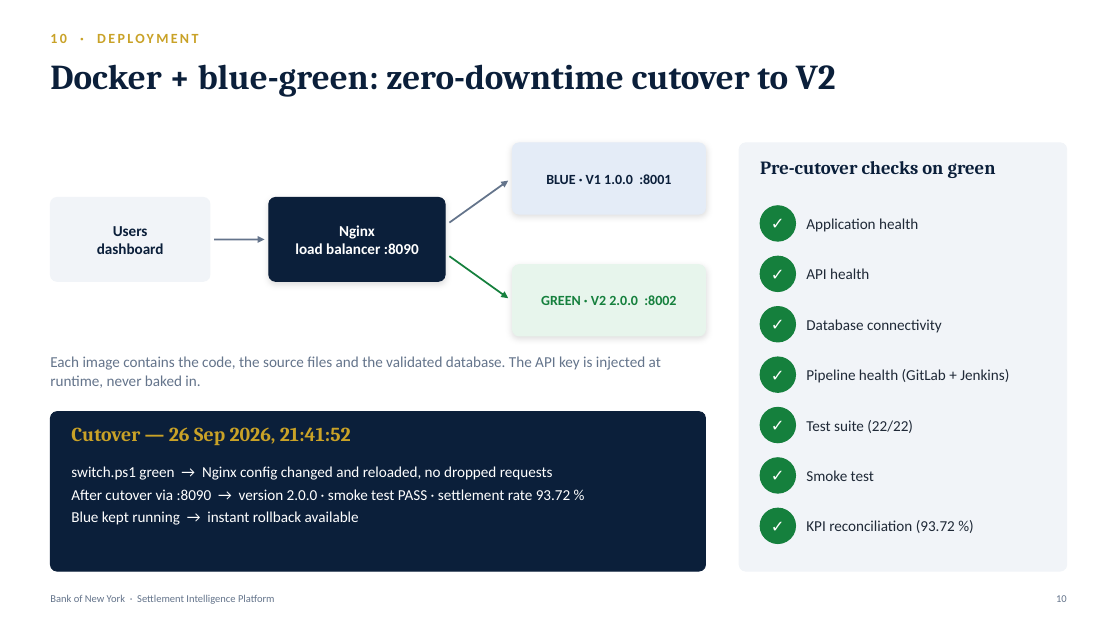
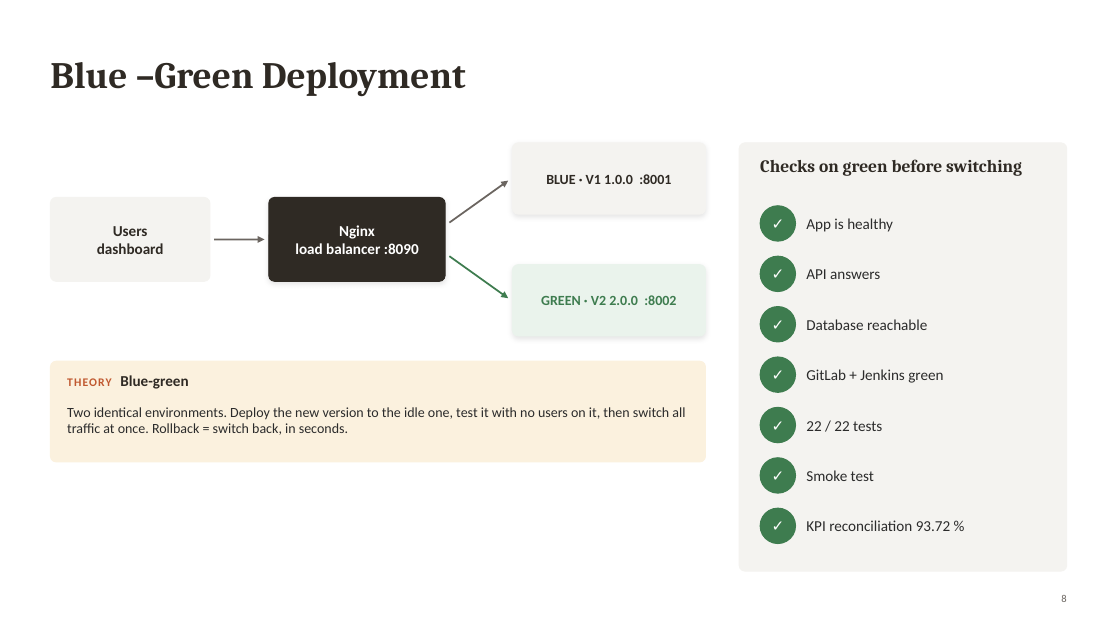
Before and after one commit to Ghanshyam-02/capstone-2, a slide deck: slide 9 of presentation/Settlement_Intelligence_Platform.pptx (slide 11 before the commit). Drawn at 1120x630 pixels with LibreOffice and Linux fonts; fonts in the diff are those of the drawing. Boxes give left, top, right and bottom in pixels: in the first picture for what was removed or moved away, otherwise in the second. Text is boxed around its words. In the diff, an @@ line names an element or a change of style, - is before the commit and + after.

```diff
--- a/presentation/Settlement_Intelligence_Platform.pptx
+++ b/presentation/Settlement_Intelligence_Platform.pptx
@@ text "Blue –Green Deployment" at box(50, 62, 466, 97): vertical alignment top to middle @@
@@ text removed at box(50, 34, 198, 43) @@
-10 · DEPLOYMENT
@@ text at box(50, 62, 466, 97): text changed; size 30 to 32 pt; text colour #0B1F3A to #2F2A24 @@
-Docker + blue-green: zero-downtime cutover to V2
+Blue –Green Deployment
@@ text "BLUE · V1 1.0.0 :8001" at box(546, 174, 671, 184): text colour #0B1F3A to #2F2A24 @@
@@ rounded rectangle at box(513, 143, 706, 214): fill #E4ECF7 to #F4F3F0; outline #E4ECF7 0.75 pt to #F4F3F0 0.75 pt; shadow changed; proportions changed @@
@@ rounded rectangle at box(739, 143, 1067, 571): fill #F1F4F8 to #F4F3F0; outline #F1F4F8 0.75 pt to #F4F3F0 0.75 pt; proportions changed @@
@@ text at box(760, 159, 1022, 176): text changed; size 16 to 15 pt; text colour #0B1F3A to #2F2A24 @@
-Pre-cutover checks on green
+Checks on green before switching
@@ text "Users" at box(97, 226, 164, 254): text colour #0B1F3A to #2F2A24 @@
@@ rounded rectangle at box(50, 197, 210, 281): fill #F1F4F8 to #F4F3F0; outline #F1F4F8 0.75 pt to #F4F3F0 0.75 pt; proportions changed @@
@@ rounded rectangle at box(269, 197, 445, 281): fill #0B1F3A to #2F2A24; outline #0B1F3A 0.75 pt to #2F2A24 0.75 pt; shadow changed; proportions changed @@
@@ arrow (450, 223) - (508, 181): stroke #64748B 1.5 pt to #6B6560 1.5 pt @@
@@ arrow (214, 239) - (265, 239): stroke #64748B 1.5 pt to #6B6560 1.5 pt @@
@@ text at box(806, 218, 893, 232): text changed; text colour #1F2937 to #2B2B2B @@
-Application health
+App is healthy
@@ arrow (450, 256) - (508, 298): stroke #15803D 1.5 pt to #3E7C4F 1.5 pt @@
@@ text "GREEN · V2 2.0.0 :8002" at box(541, 295, 676, 305): text colour #15803D to #3E7C4F @@
@@ rounded rectangle at box(513, 265, 706, 336): fill #E7F5EC to #EAF3EC; outline #E7F5EC 0.75 pt to #EAF3EC 0.75 pt; shadow changed; proportions changed @@
@@ text at box(806, 269, 880, 279): text changed; text colour #1F2937 to #2B2B2B @@
-API health
+API answers
@@ text at box(806, 319, 927, 330): text changed; text colour #1F2937 to #2B2B2B @@
-Database connectivity
+Database reachable
@@ text removed at box(50, 356, 661, 388) @@
-Each image contains the code, the source files and the validated database. The API key is injected at runtime, never baked in.
@@ rounded rectangle: place and size @@
-rounded rectangle at box(50, 412, 706, 571)
+rounded rectangle at box(50, 361, 706, 462)
@@ rounded rectangle at box(50, 361, 706, 462): fill #0B1F3A to #FBF1DE; outline #0B1F3A 0.75 pt to #FBF1DE 0.75 pt; proportions changed @@
@@ text added at box(67, 375, 188, 389), 13 pt, text #2F2A24, bold @@
+THEORY Blue-green
@@ text at box(806, 369, 943, 383): text changed; text colour #1F2937 to #2B2B2B @@
-Pipeline health (GitLab + Jenkins)
+GitLab + Jenkins green
@@ text added at box(67, 407, 685, 435), 12 pt, text #2B2B2B @@
+Two identical environments. Deploy the new version to the idle one, test it with no users on it, then switch all traffic at once. Rollback = switch back, in seconds.
@@ text removed at box(71, 427, 351, 445) @@
-Cutover — 26 Sep 2026, 21:41:52
@@ text at box(806, 421, 882, 431): text changed; text colour #1F2937 to #2B2B2B @@
-Test suite (22/22)
+22 / 22 tests
@@ text removed at box(71, 466, 571, 525) @@
-switch.ps1 green → Nginx config changed and reloaded, no dropped requests
-After cutover via :8090 → version 2.0.0 · smoke test PASS · settlement rate 93.72 %
-Blue kept running → instant rollback available
@@ size 14 to 13 pt in 7 elements at box(760, 206, 796, 241), box(760, 256, 796, 292), box(760, 307, 796, 342), box(760, 357, 796, 392), box(760, 408, 796, 443), box(760, 458, 796, 493), box(760, 508, 796, 544) @@
@@ fill #15803D to #3E7C4F; outline #15803D 1 pt to #3E7C4F 1 pt in 7 elements at box(760, 206, 796, 241), box(760, 256, 796, 292), box(760, 307, 796, 342), box(760, 357, 796, 392), box(760, 408, 796, 443), box(760, 458, 796, 493), box(760, 508, 796, 544) @@
@@ text at box(806, 520, 950, 531): text changed; text colour #1F2937 to #2B2B2B @@
-KPI reconciliation (93.72 %)
+KPI reconciliation 93.72 %
@@ text removed at box(50, 594, 275, 604) @@
-Bank of New York · Settlement Intelligence Platform
@@ text at box(1061, 595, 1066, 602): text changed; text colour #64748B to #6B6560 @@
-10
+8
```
Also in this commit, not shown: 7 other slides changed, 5 slides added, 8 slides removed, 3 other files.
